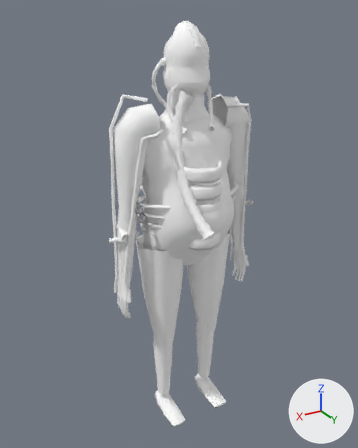
A saved change to the glTF model put_a_sock_in_it/assets/people/cook.glb.
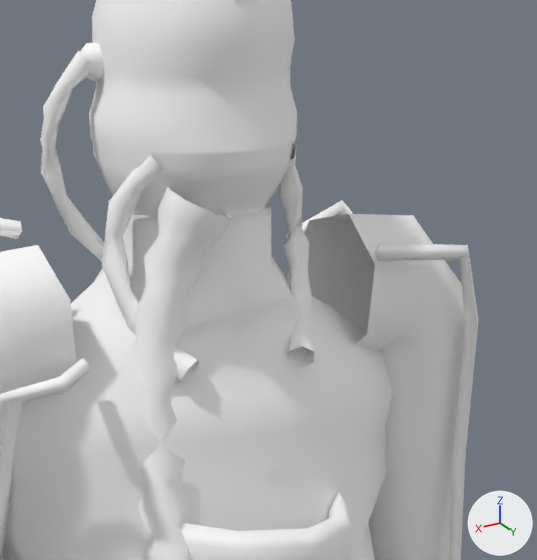
Each version appears first whole from a 50 mm camera at (1.08, 1.745, 1.873) aimed at (0.033, 0.001, 1.001), and next in a close-up on the part from 40% to 74% of the width and 11% to 39% of the height. Lighting does not change. The marker at lower right points along +X, +Y and +Z. The last two pictures show the newer version. Vertices at exactly the same position are counted once.

Names of what the first close-up shows: 'cook'.
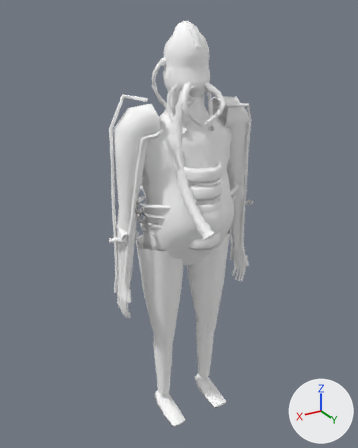
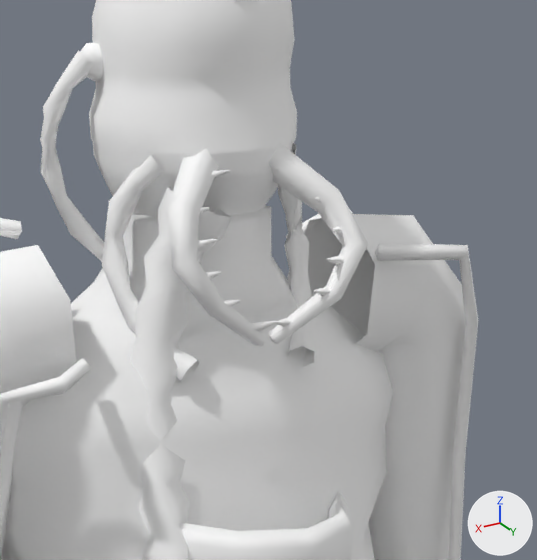
Pixel boxes [x1, y1, x2, y2] of what changed, in the close-ups (537 x 560 px):
```json
{"part": 1, "of": "me_cook", "change": "added", "after": [168, 143, 368, 346]}
```

Edits to the scene script, one JSON object a line:
```json
{"block": "me_cook", "where": "# used by ob_cook; location = (0.0, 0.0, 0.0)"}
{"op": "remove", "block": "me_cook", "code": "me_cook.from_pydata(...)  # 3019 vertices, 5476 faces; spans x -0.35..0.37, y -0.19..0.3, z 0.0..1.84"}
{"op": "add", "block": "me_cook", "code": "me_cook.from_pydata(...)  # 3229 vertices, 5816 faces; spans x -0.35..0.37, y -0.19..0.3, z 0.0..1.84"}
{"block": "me_cook", "change": "me_cook part 1"}
{"block": "me_cook", "change": "210 vertices are added at x -0.1..0.1, y 0.06..0.15, z 1.46..1.63"}
{"block": "me_cook", "change": "340 new faces join them"}
```
